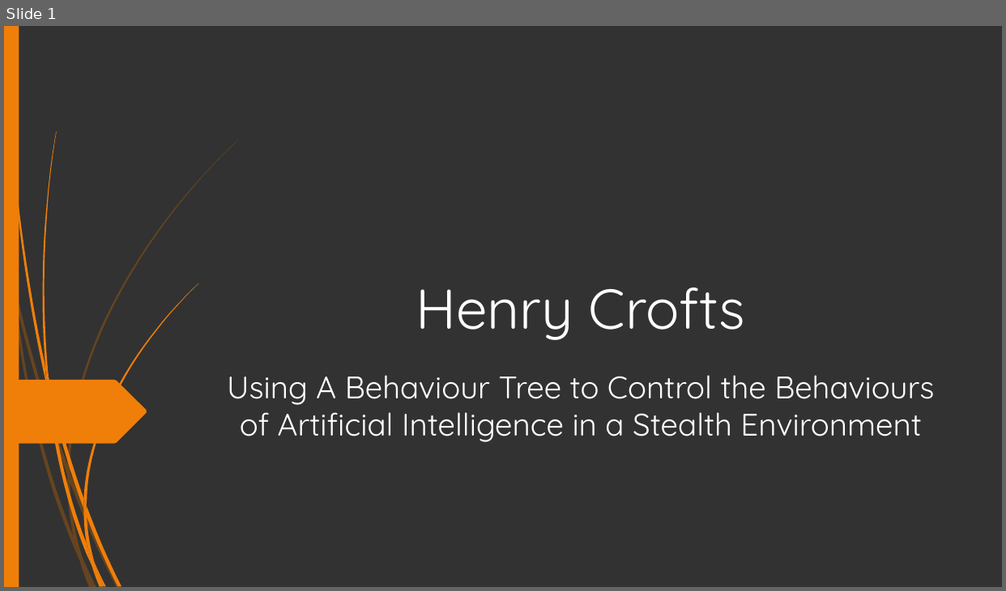
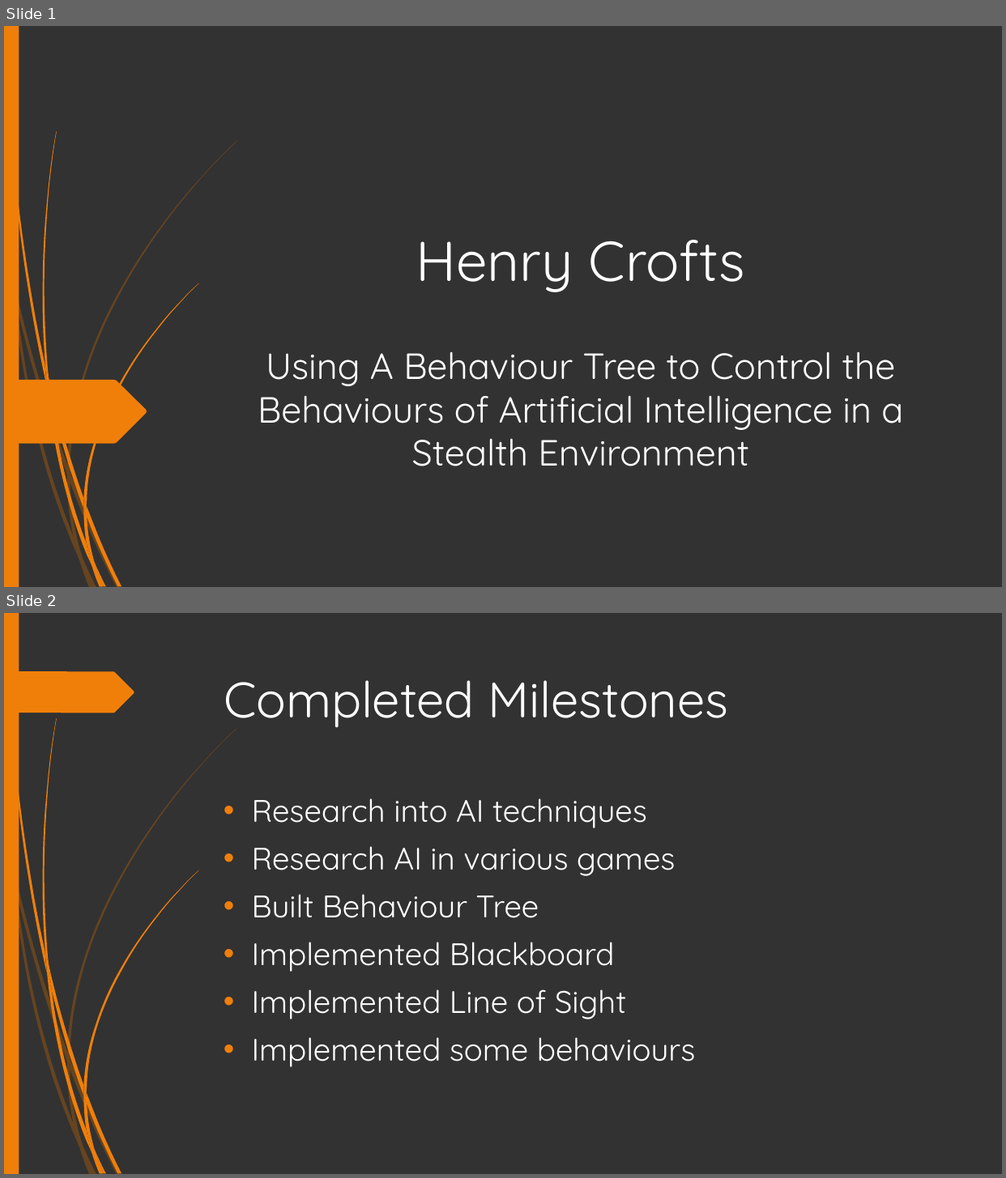
Before and after one commit to HenryWilliam95/AI_FINAL_PROJECT, a slide deck: Documents/Presentation-1.pptx. Shown one above the other, each under a label of ours: slide 1 before the commit, slides 1 and 2 after it. The pictures are 1006x591 and 1006x1178 pixels, drawn with LibreOffice and Linux fonts; fonts in the diff are those of the drawing. Boxes give left, top, right and bottom in pixels: in the first picture for what was removed or moved away, otherwise in the second. Text is boxed around its words. In the diff, an @@ line names an element or a change of style, - is before the commit and + after.

```diff
--- a/Documents/Presentation-1.pptx
+++ b/Documents/Presentation-1.pptx
@@ slide 2 added at (4, 613, 1002, 1174), background #323232; not listed: 23 template elements that a slide beside it also shows @@
@@ freeform shape added at (4, 671, 134, 713), fill #F07F09 @@
@@ title added at (224, 680, 729, 728), 48 pt, text #FFFFFF @@
+Completed Milestones
@@ text added at (252, 798, 695, 1067), 30 pt, text #FFFFFF @@
+• Research into AI techniques
+• Research AI in various games
+• Built Behaviour Tree
+• Implemented Blackboard
+• Implemented Line of Sight
+• Implemented some behaviours
@@ slide 1 changed as well @@
@@ title "Henry Crofts": place and size @@
-title "Henry Crofts" at (415, 288, 746, 340)
+title "Henry Crofts" at (415, 240, 746, 292)
@@ subtitle "Using A Behaviour Tree to ...": place and size @@
-subtitle "Using A Behaviour Tree to ..." at (227, 375, 934, 442)
+subtitle "Using A Behaviour Tree to ..." at (258, 352, 903, 467)
@@ subtitle "Using A Behaviour Tree to ..." at (258, 352, 903, 467): size 30 to 35 pt @@
```
Also in this commit, not shown: 2 other slides changed, 5 other slides added, 2 slides removed.
